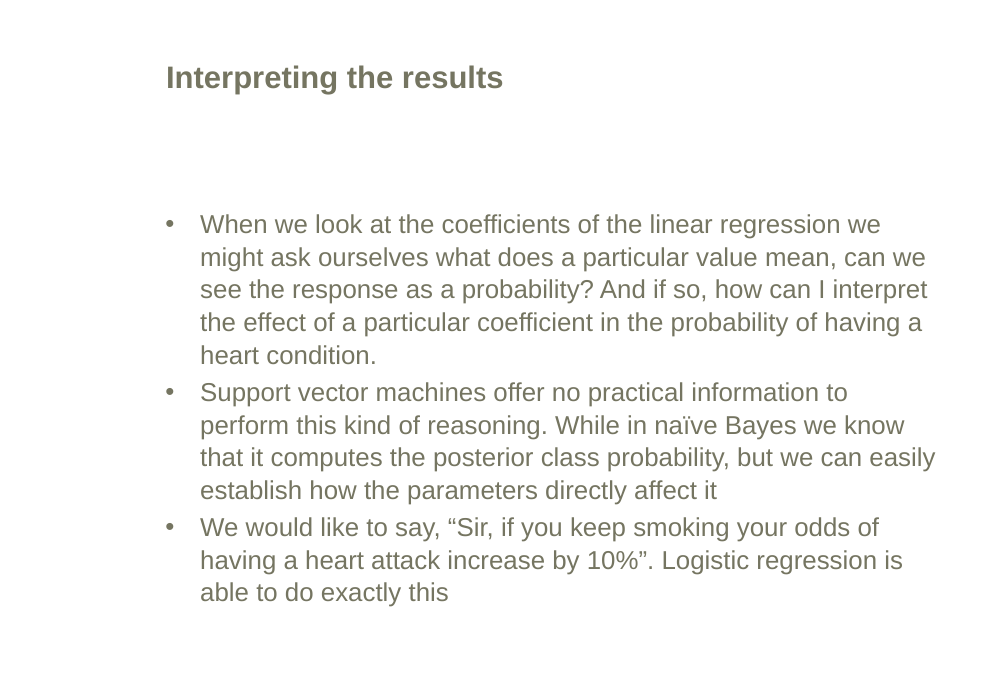
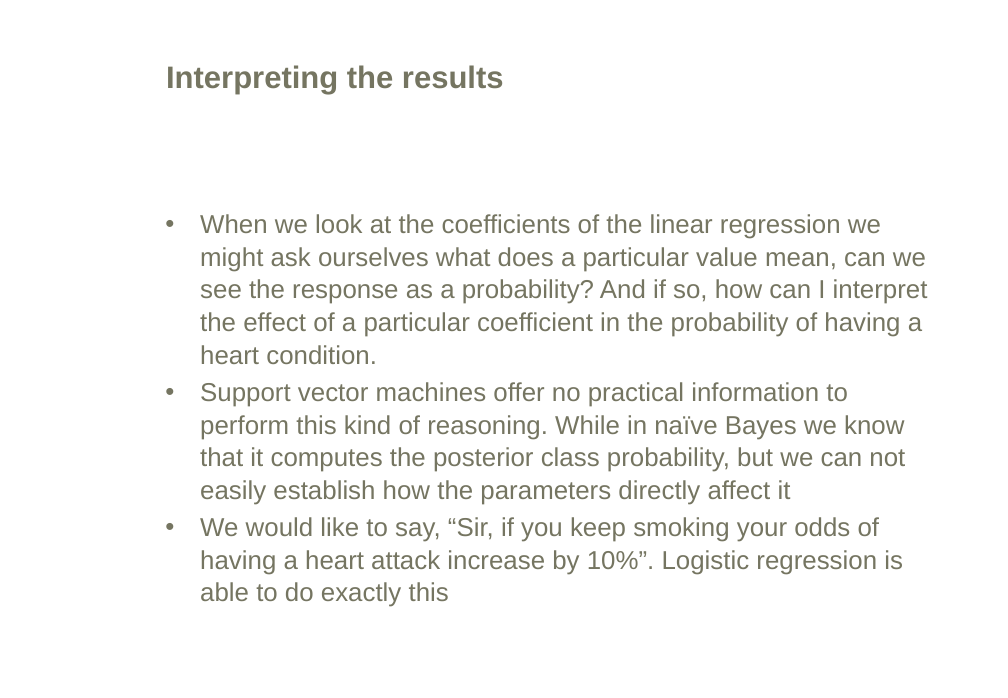
Before and after one commit to mikisvaz/DMPP, a slide deck: slide 26 of Classification/Classification.ppt. Drawn at 1008x698 pixels with LibreOffice and Linux fonts; fonts in the diff are those of the drawing; background and template pictures are left out. Boxes give left, top, right and bottom in pixels: in the first picture for what was removed or moved away, otherwise in the second. Text is boxed around its words. In the diff, an @@ line names an element or a change of style, - is before the commit and + after.

```diff
--- a/Classification/Classification.ppt
+++ b/Classification/Classification.ppt
@@ text at [200,382,905,505]: text changed @@
-• Support vector machines offer no practical information to perform this kind of reasoning. While in naïve Bayes we know that it computes the posterior class probability, but we can easily establish how the parameters directly affect it
+• Support vector machines offer no practical information to perform this kind of reasoning. While in naïve Bayes we know that it computes the posterior class probability, but we can not easily establish how the parameters directly affect it
```
Also in this commit, not shown: 8 other slides changed, 1 other file.
